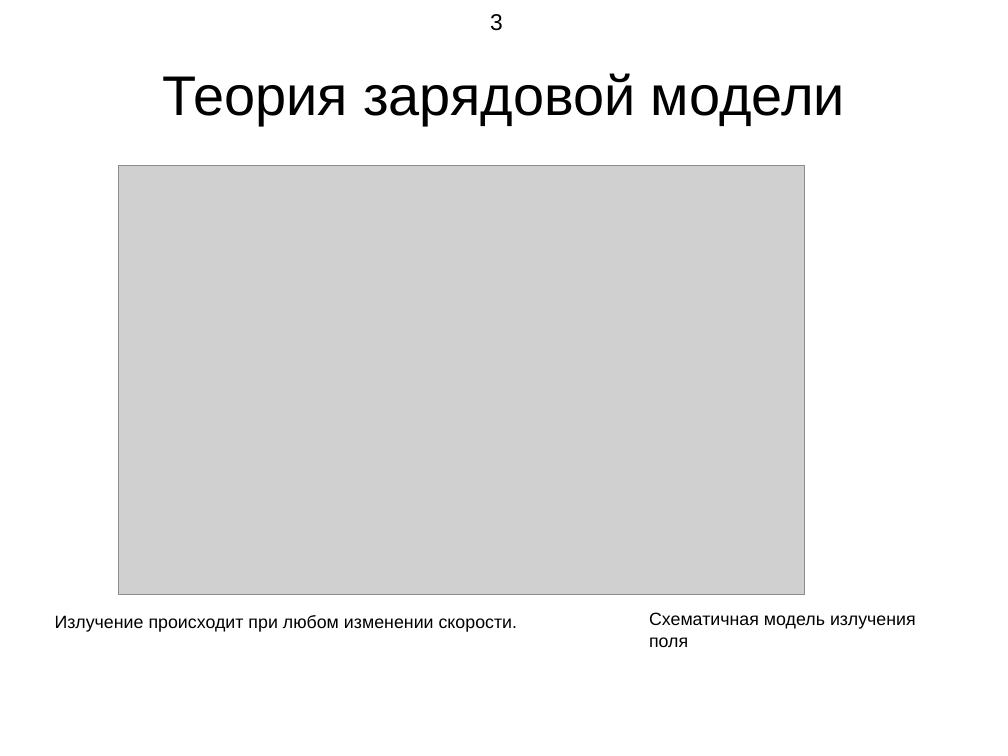
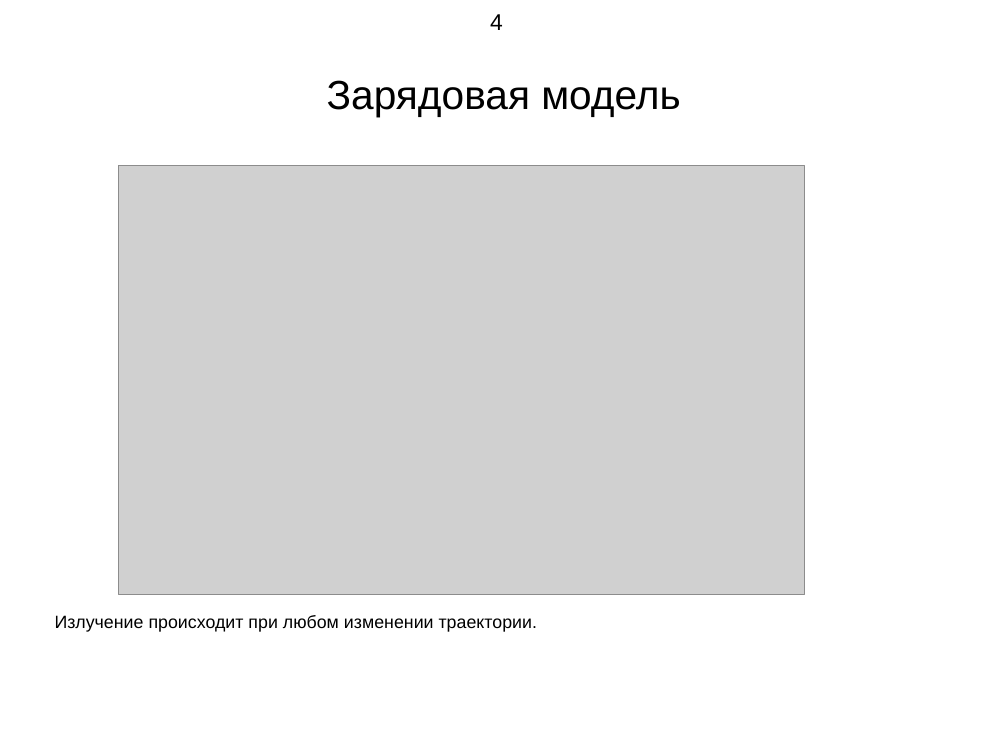
Before and after one commit to demanxd/Disser, a slide deck: slide 4 of Presentaition.odp (slide 3 before the commit). Drawn at 1008x756 pixels with LibreOffice and Linux fonts; fonts in the diff are those of the drawing; grey boxes stand for pictures. Boxes give left, top, right and bottom in pixels: in the first picture for what was removed or moved away, otherwise in the second. Text is boxed around its words. In the diff, an @@ line names an element or a change of style, - is before the commit and + after.

```diff
--- a/Presentaition.odp
+++ b/Presentaition.odp
@@ page number at bbox=[490, 14, 503, 30]: text changed @@
-3
+4
@@ title at bbox=[327, 80, 681, 117]: text changed; size 44 to 32 pt @@
-Теория зарядовой модели
+Зарядовая модель
@@ text at bbox=[55, 615, 537, 632]: text changed @@
-Излучение происходит при любом изменении скорости.
+Излучение происходит при любом изменении траектории.
@@ text removed at bbox=[649, 612, 916, 647] @@
-Схематичная модель излучения поля
```
Also in this commit, not shown: 4 other slides changed, 3 slides added, 6 slides removed, 10 other files.
